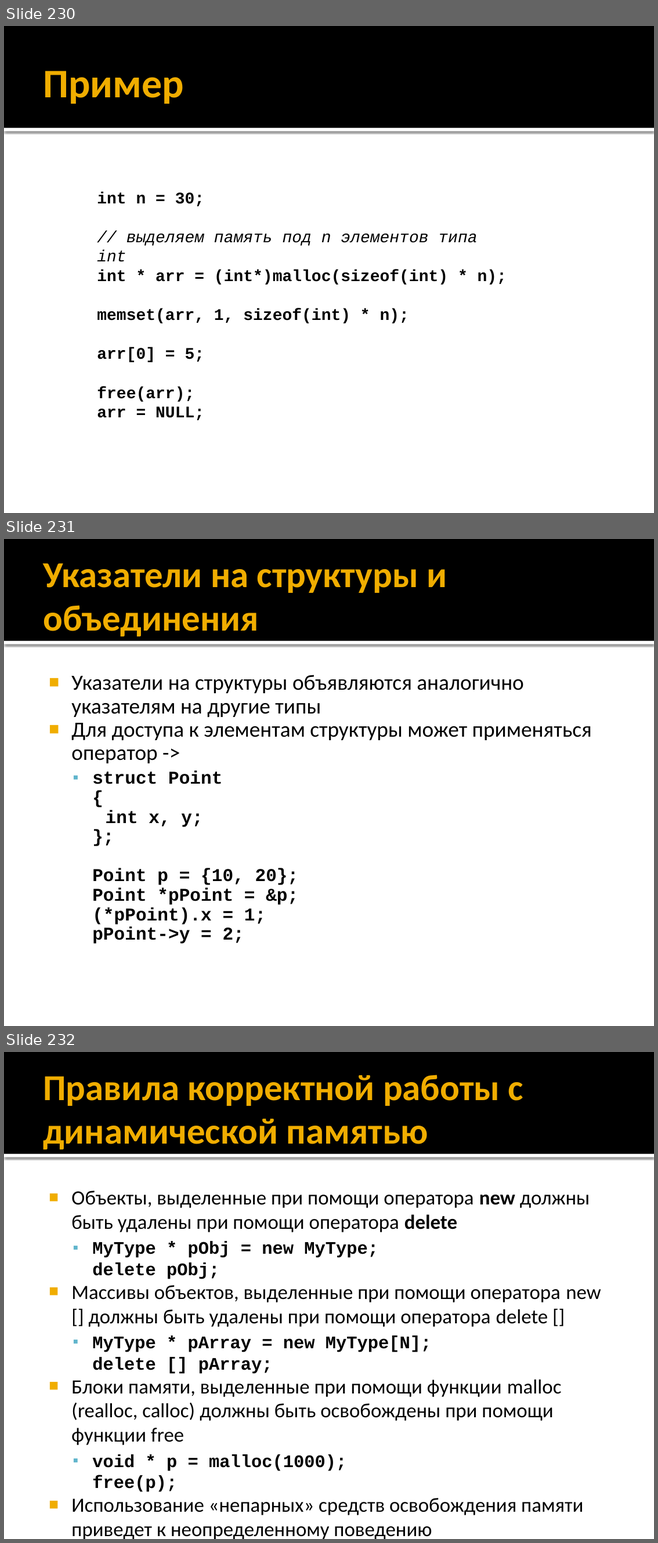
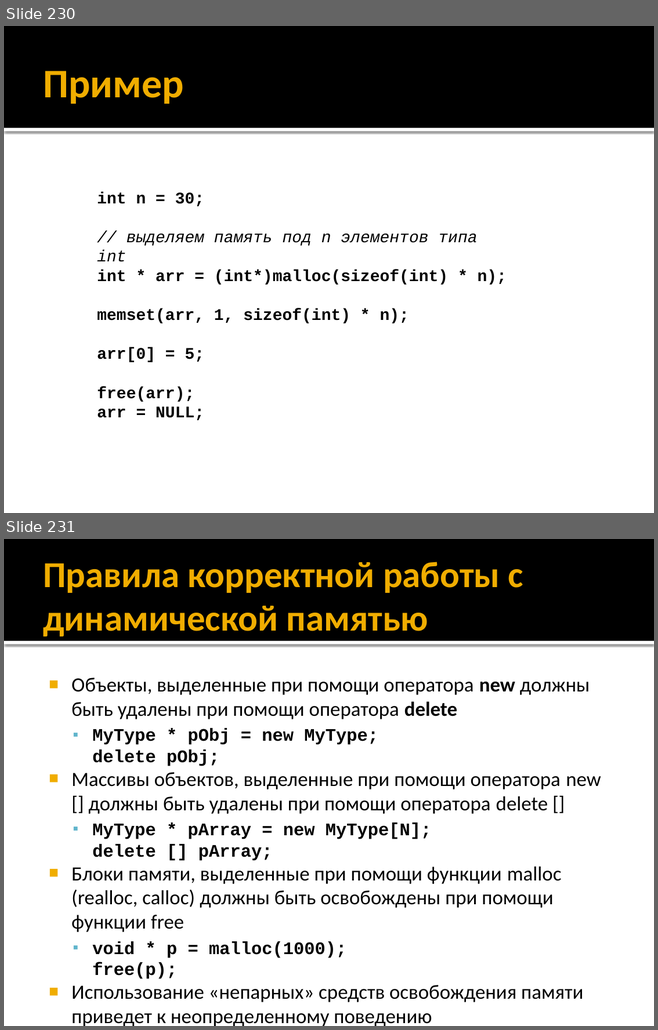
Before and after one commit to alexey-malov/oop, a slide deck: lectures/01/Синтаксис C++.pptx. Shown one above the other, each under a label of ours: slides 230, 231 and 232 before the commit, slides 230 and 231 after it. The pictures are 658x1543 and 658x1030 pixels, drawn with LibreOffice and Linux fonts; fonts in the diff are those of the drawing. Boxes give left, top, right and bottom in pixels: in the first picture for what was removed or moved away, otherwise in the second. Text is boxed around its words. In the diff, an @@ line names an element or a change of style, - is before the commit and + after.

```diff
--- a/lectures/01/Синтаксис C++.pptx
+++ b/lectures/01/Синтаксис C++.pptx
@@ slide 231 removed at (4, 539, 654, 1026), background #FFFFFF; not listed: 2 template elements that a slide beside it also shows @@
@@ title removed at (43, 563, 447, 636) @@
-Указатели на структуры и объединения
@@ text removed at (71, 675, 592, 944) @@
-■ Указатели на структуры объявляются аналогично указателям на другие типы
-■ Для доступа к элементам структуры может применяться оператор ->
-  ▪ struct Point
-    {
-    int x, y;
-    };
-    Point p = {10, 20};
-    Point *pPoint = &p;
-    (*pPoint).x = 1;
-    pPoint->y = 2;
@@ what was slide 232 is now slide 231 @@
```
Also in this commit, not shown: 3 slides changed, 1 other file.
